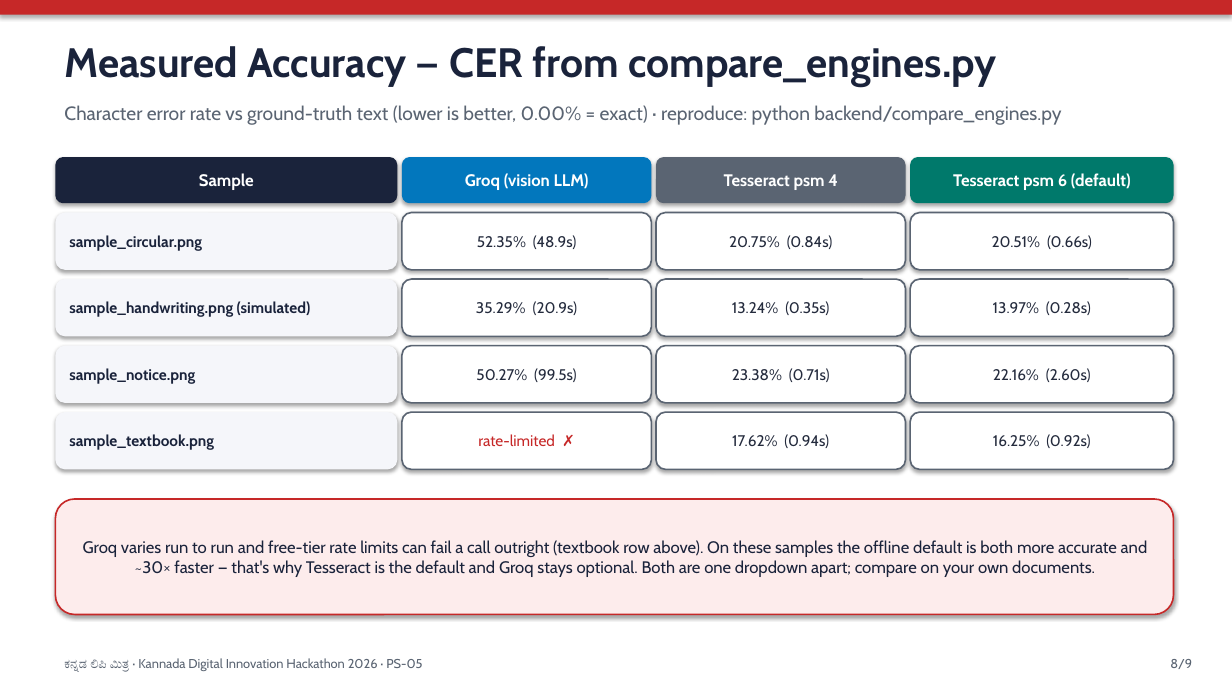
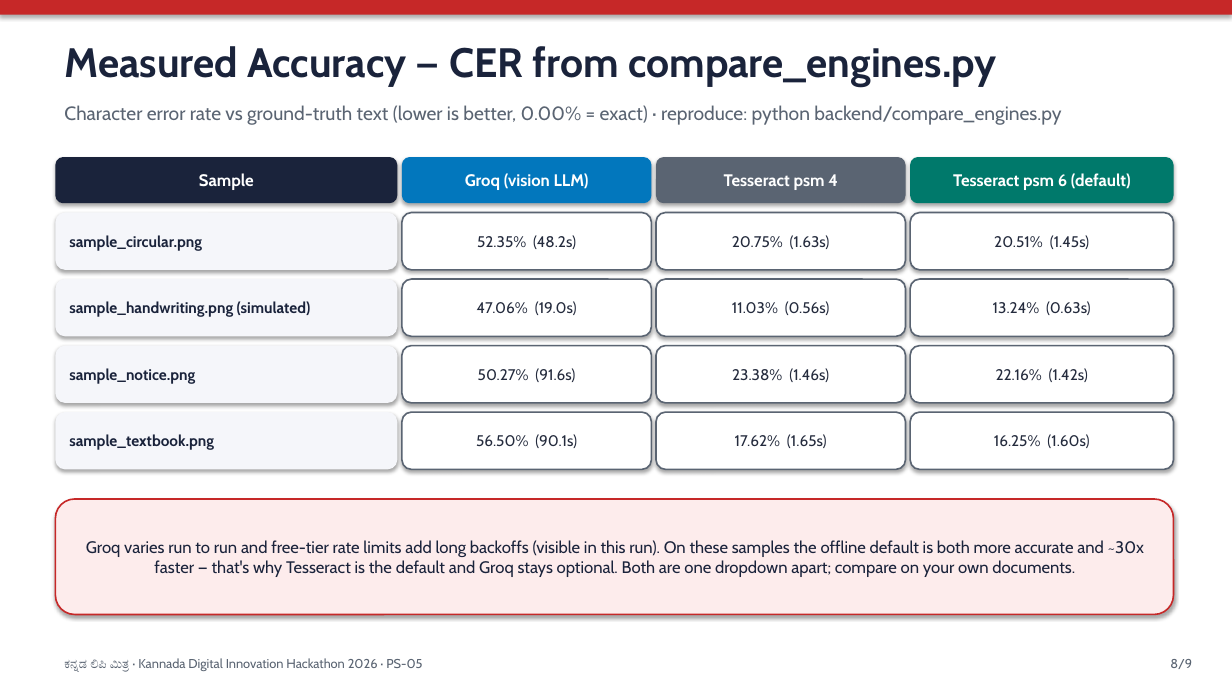
Before and after one commit to Ritika-Bhati-2266/Kannada-Text-Digitization, a slide deck: slide 8 of docs/Kannada_Lipi_Mitra_Presentation.pptx. Drawn at 1232x693 pixels with LibreOffice and Linux fonts; fonts in the diff are those of the drawing. Boxes give left, top, right and bottom in pixels: in the first picture for what was removed or moved away, otherwise in the second. Text is boxed around its words. In the diff, an @@ line names an element or a change of style, - is before the commit and + after.

```diff
--- a/docs/Kannada_Lipi_Mitra_Presentation.pptx
+++ b/docs/Kannada_Lipi_Mitra_Presentation.pptx
@@ text in rounded rectangle at <box>477,235,576,249</box>: text changed @@
-52.35% (48.9s)
+52.35% (48.2s)
@@ text in rounded rectangle at <box>732,235,830,249</box>: text changed @@
-20.75% (0.84s)
+20.75% (1.63s)
@@ text in rounded rectangle at <box>994,235,1090,249</box>: text changed @@
-20.51% (0.66s)
+20.51% (1.45s)
@@ text in rounded rectangle at <box>477,301,577,315</box>: text changed @@
-35.29% (20.9s)
+47.06% (19.0s)
@@ text in rounded rectangle at <box>732,301,830,315</box>: text changed @@
-13.24% (0.35s)
+11.03% (0.56s)
@@ text in rounded rectangle at <box>993,301,1091,315</box>: text changed @@
-13.97% (0.28s)
+13.24% (0.63s)
@@ text in rounded rectangle at <box>478,368,575,382</box>: text changed @@
-50.27% (99.5s)
+50.27% (91.6s)
@@ text in rounded rectangle at <box>732,368,829,382</box>: text changed @@
-23.38% (0.71s)
+23.38% (1.46s)
@@ text in rounded rectangle at <box>996,368,1088,382</box>: text changed @@
-22.16% (2.60s)
+22.16% (1.42s)
@@ text in rounded rectangle at <box>476,434,577,448</box>: text changed; text colour #C62828 to #242B3D @@
-rate-limited ✗
+56.50% (90.1s)
@@ text in rounded rectangle at <box>735,434,827,448</box>: text changed @@
-17.62% (0.94s)
+17.62% (1.65s)
@@ text in rounded rectangle at <box>994,434,1089,448</box>: text changed @@
-16.25% (0.92s)
+16.25% (1.60s)
@@ text in rounded rectangle at <box>86,540,1145,577</box>: text changed @@
-Groq varies run to run and free-tier rate limits can fail a call outright (textbook row above). On these samples the offline default is both more accurate and ~30× faster — that's why Tesseract is the default and Groq stays optional. Both are one dropdown apart; compare on your own documents.
+Groq varies run to run and free-tier rate limits add long backoffs (visible in this run). On these samples the offline default is both more accurate and ~30x faster — that's why Tesseract is the default and Groq stays optional. Both are one dropdown apart; compare on your own documents.
```
Also in this commit, not shown: 2 other slides changed, 4 other files.
